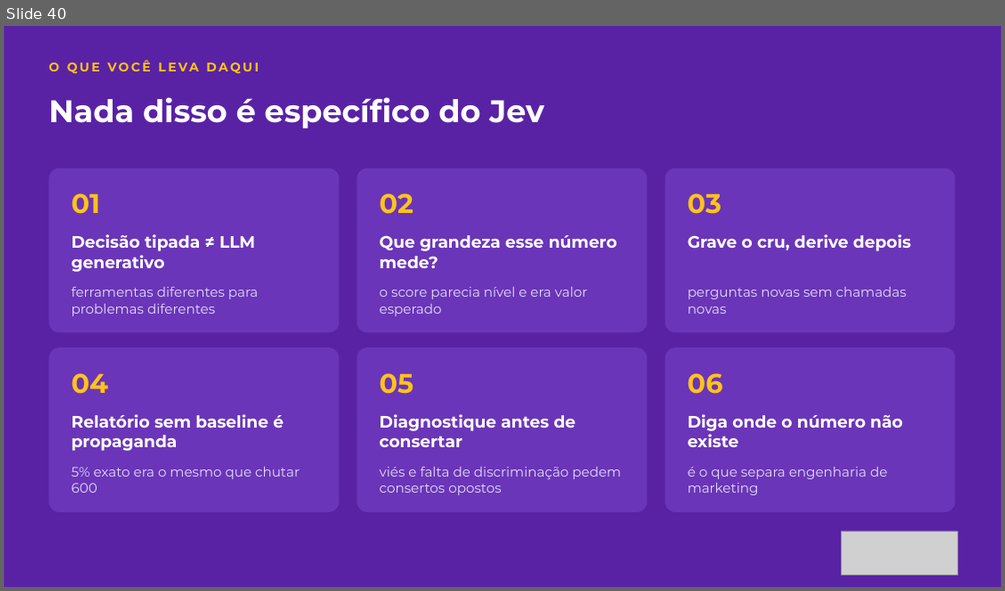
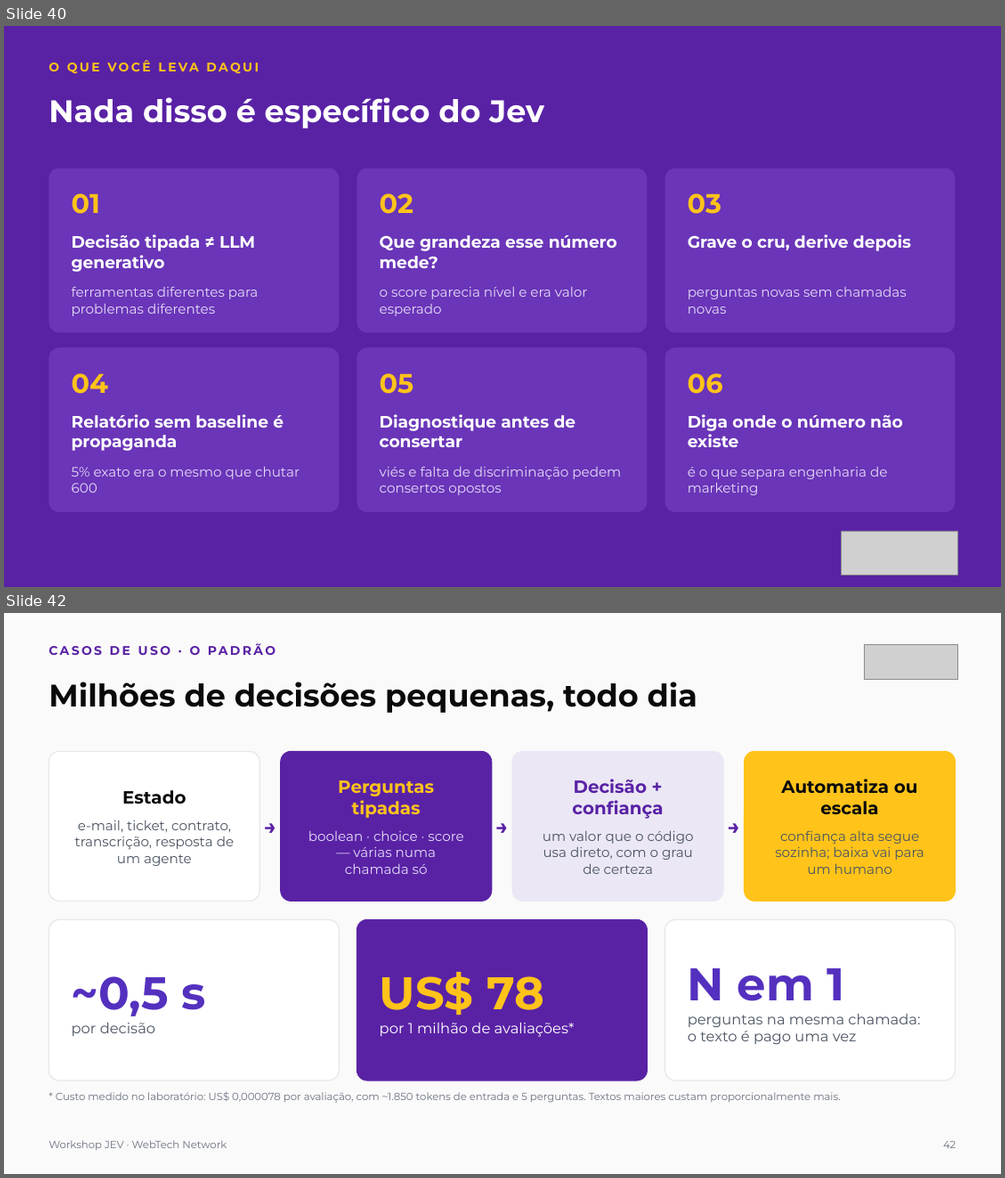
Before and after one commit to webtech-network/workshop-jev, a slide deck: docs/workshop-jev-apresentacao.pptx. Shown one above the other, each under a label of ours: slide 40 before the commit, slides 40 and 42 after it; the slides between them are not shown. The pictures are 1005x591 and 1005x1178 pixels, drawn with LibreOffice and Linux fonts; fonts in the diff are those of the drawing; grey boxes stand for pictures. Boxes give left, top, right and bottom in pixels: in the first picture for what was removed or moved away, otherwise in the second. Text is boxed around its words. In the diff, an @@ line names an element or a change of style, - is before the commit and + after.

Commit message:
Apresentação: casos de uso do Jev

```diff
--- a/docs/workshop-jev-apresentacao.pptx
+++ b/docs/workshop-jev-apresentacao.pptx
@@ slide 42 added at <box>4,613,1001,1174</box>, background #FAFAFA @@
@@ picture added at <box>864,644,957,680</box> @@
@@ title added at <box>48,682,697,713</box>, 30 pt, text #0A0A0A, bold @@
+Milhões de decisões pequenas, todo dia
@@ text added at <box>185,683,644,841</box>, 12 pt, text #5922A5, bold @@
+CASOS DE USO · O PADRÃO
@@ rounded rectangle added at <box>48,751,259,900</box>, fill #FFFFFF, outline #E5E7EB 1 pt @@
@@ rounded rectangle added at <box>281,751,492,900</box>, fill #5922A5, outline #5922A5 1 pt @@
@@ rounded rectangle added at <box>512,751,723,900</box>, fill #EBE7F5, outline #EBE7F5 1 pt @@
@@ rounded rectangle added at <box>744,751,955,900</box>, fill #FFC31A, outline #FFC31A 1 pt @@
@@ text added at <box>75,790,234,866</box>, 13 pt, text #4B5563 @@
+Estado
+e-mail, ticket, contrato, transcrição, resposta de um agente
@@ text added at <box>308,780,463,874</box>, 13 pt, text #E4DAF7 @@
+Perguntas tipadas
+boolean · choice · score — várias numa chamada só
@@ text added at <box>542,779,694,874</box>, 13 pt, text #4B5563 @@
+Decisão + confiança
+um valor que o código usa direto, com o grau de certeza
@@ text added at <box>775,779,923,874</box>, 13 pt, text #4B5563 @@
+Automatiza ou escala
+confiança alta segue sozinha; baixa vai para um humano
@@ text added at <box>259,803,281,849</box>, 20 pt, text #5922A5, bold @@
+→
@@ text added at <box>492,803,512,849</box>, 20 pt, text #5922A5, bold @@
+→
@@ text added at <box>723,803,744,849</box>, 20 pt, text #5922A5, bold @@
+→
@@ rounded rectangle added at <box>48,919,339,1080</box>, fill #FFFFFF, outline #E5E7EB 1 pt @@
@@ rounded rectangle added at <box>357,919,647,1080</box>, fill #5922A5, outline #5922A5 1 pt @@
@@ rounded rectangle added at <box>665,919,955,1080</box>, fill #FFFFFF, outline #E5E7EB 1 pt @@
@@ text added at <box>72,976,205,1036</box>, 14 pt, text #4B5563 @@
+~0,5 s
+por decisão
@@ text added at <box>380,972,574,1037</box>, 14 pt, text #FFFFFF @@
+US$ 78
+por 1 milhão de avaliações*
@@ text added at <box>688,968,920,1045</box>, 14 pt, text #4B5563 @@
+N em 1
+perguntas na mesma chamada: o texto é pago uma vez
@@ text added at <box>56,1091,840,1103</box>, 10 pt, text #6B7280 @@
+* Custo medido no laboratório: US$ 0,000078 por avaliação, com ~1.850 tokens de entrada e 5 perguntas. Textos maiores custam proporcionalmente mais.
@@ text added at <box>48,1140,226,1150</box>, 10 pt, text #6B7280 @@
+Workshop JEV · WebTech Network
@@ text added at <box>943,1141,955,1148</box>, 10 pt, text #6B7280 @@
+42
```
Also in this commit, not shown: 3 other slides added.
